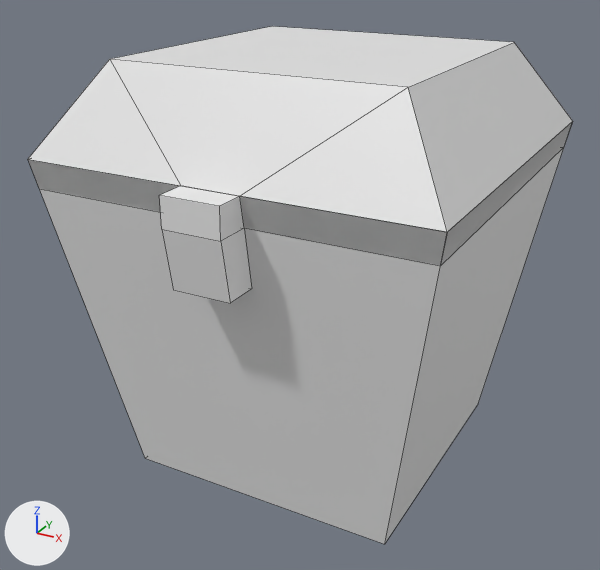
Two versions of the Blender file resources/assets/pandoraschest/models/pandoras_chest_model.blend, one commit apart.
The view is the same before and after, from a 50 mm lens placed at (0.818, -1.596, 0.686), pointed at (-0.022, -0.068, -0.077). The axes (+X, +Y, +Z) are drawn at lower left. The lights are the same throughout. Mesh edges are drawn as thin lines.

Objects in the first picture: 'Bottom', 'Lid'.
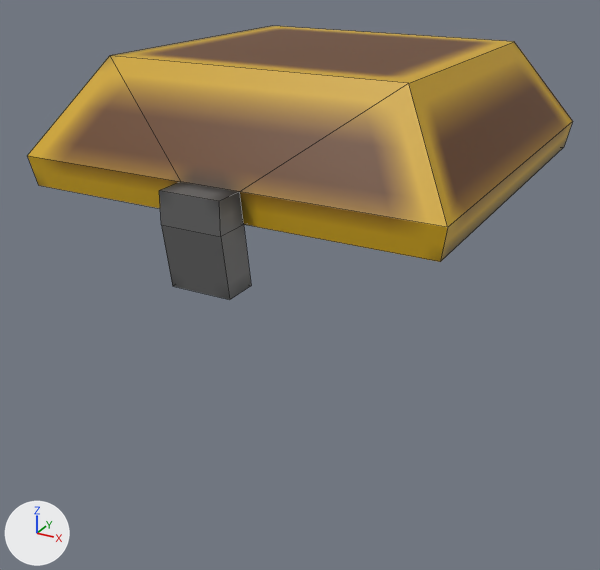
Commit message: Added the Pandora's chest model.

Where the newer file only moved an object's origin or applied its transform, the numbers keep the older frame.

Changed parts and their boxes (x1, y1, x2, y2) in the pictures (600 x 570 px; the box of a moved part takes in the faces that stretch with it):
'Bottom', hidden
    before: (28, 124, 571, 544)
'Lid', recoloured, mesh turned, surface changed
    before: (28, 26, 573, 303)
    after: (27, 26, 573, 300)
part 1 of me_lidmesh, moved or reshaped
    before: (28, 26, 573, 303)
    after: (27, 26, 573, 300)

The change, as a diff of the scene's bpy script:
```diff
--- a/resources/assets/pandoraschest/models/pandoras_chest_model.blend.py
+++ b/resources/assets/pandoraschest/models/pandoras_chest_model.blend.py
@@ img_pandoras_chest_png @@
+img_pandoras_chest_png = load_image('pandoras_chest.png', 'pandoras_chest.png', 64, 64, 'sRGB')
@@ mat_pandoras_chest_png @@
+mat_pandoras_chest_png = principled_material('pandoras_chest.png')
+mat_pandoras_chest_png.texture = img_pandoras_chest_png
@@ me_lidmesh @@
 # used by ob_lid; location = (0.0, 0.0, 0.0)
-me_lidmesh.from_pydata(...)  # 24 vertices, 24 faces; spans x -0.438..0.438, y -0.5..0.438, z 0.062..0.438
+me_lidmesh.from_pydata(...)  # 24 vertices, 24 faces; spans x -0.438..0.438, y -0.501..0.438, z 0.07..0.444
+# me_lidmesh part 1: the whole mesh is turned -0.5 degrees about the x axis through its middle, then moved by (0.0, 0.0, 0.004)
+# me_lidmesh part 2: texture (UV) coordinates changed
+me_lidmesh.materials.append(mat_pandoras_chest_png)  # picture img_pandoras_chest_png
@@ me_bottommesh @@
 me_bottommesh.from_pydata(...)  # 8 vertices, 6 faces; spans x -0.438..0.438, y -0.438..0.438, z -0.5..0.25
+me_bottommesh.materials.append(mat_pandoras_chest_png)  # picture img_pandoras_chest_png
@@ ob_bottom @@
 ob_bottom.location = (0.0, 0.0, 0.0)
+ob_bottom.hide_render = True
```
